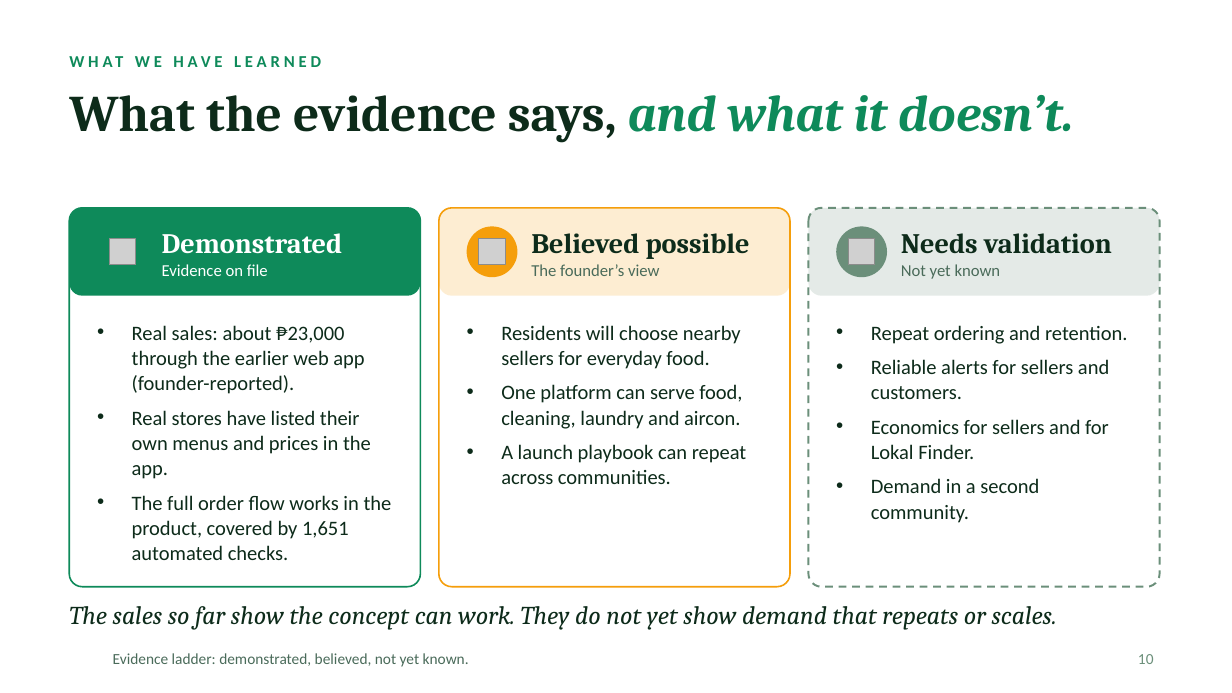
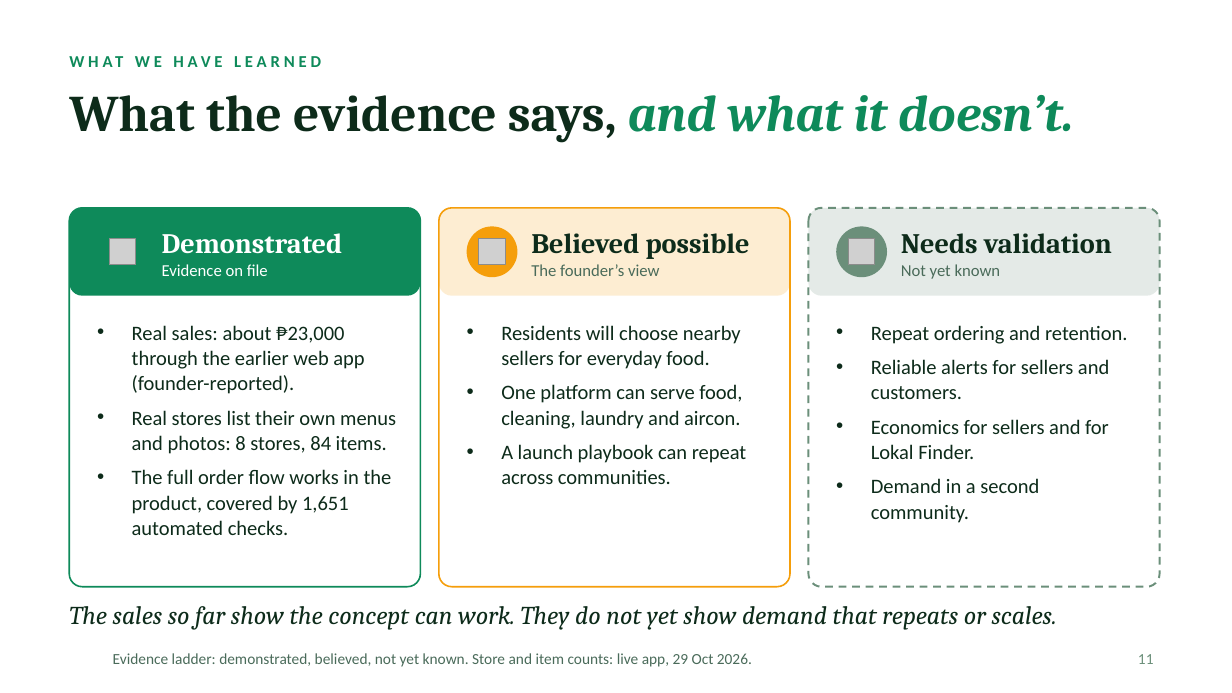
Before and after one commit to norrisgabrielfontanilla-cell/lokalfinder, a slide deck: slide 11 of presentation/Lokal_Finder_Premium_Presentation.pptx (slide 10 before the commit). Drawn at 1232x693 pixels with LibreOffice and Linux fonts; fonts in the diff are those of the drawing; grey boxes stand for pictures; background and template pictures are left out. Boxes give left, top, right and bottom in pixels: in the first picture for what was removed or moved away, otherwise in the second. Text is boxed around its words. In the diff, an @@ line names an element or a change of style, - is before the commit and + after.

```diff
--- a/presentation/Lokal_Finder_Premium_Presentation.pptx
+++ b/presentation/Lokal_Finder_Premium_Presentation.pptx
@@ text at (x1=132, y1=410, x2=396, y2=454): text changed @@
-• Real stores have listed their own menus and prices in the app.
+• Real stores list their own menus and photos: 8 stores, 84 items.
@@ text at (x1=113, y1=653, x2=752, y2=667): text changed @@
-Evidence ladder: demonstrated, believed, not yet known.
+Evidence ladder: demonstrated, believed, not yet known. Store and item counts: live app, 29 Oct 2026.
@@ page number at (x1=1138, y1=654, x2=1154, y2=664): text changed @@
-10
+11
```
Also in this commit, not shown: 2 other slides changed, 1 slide added, 37 other files.
